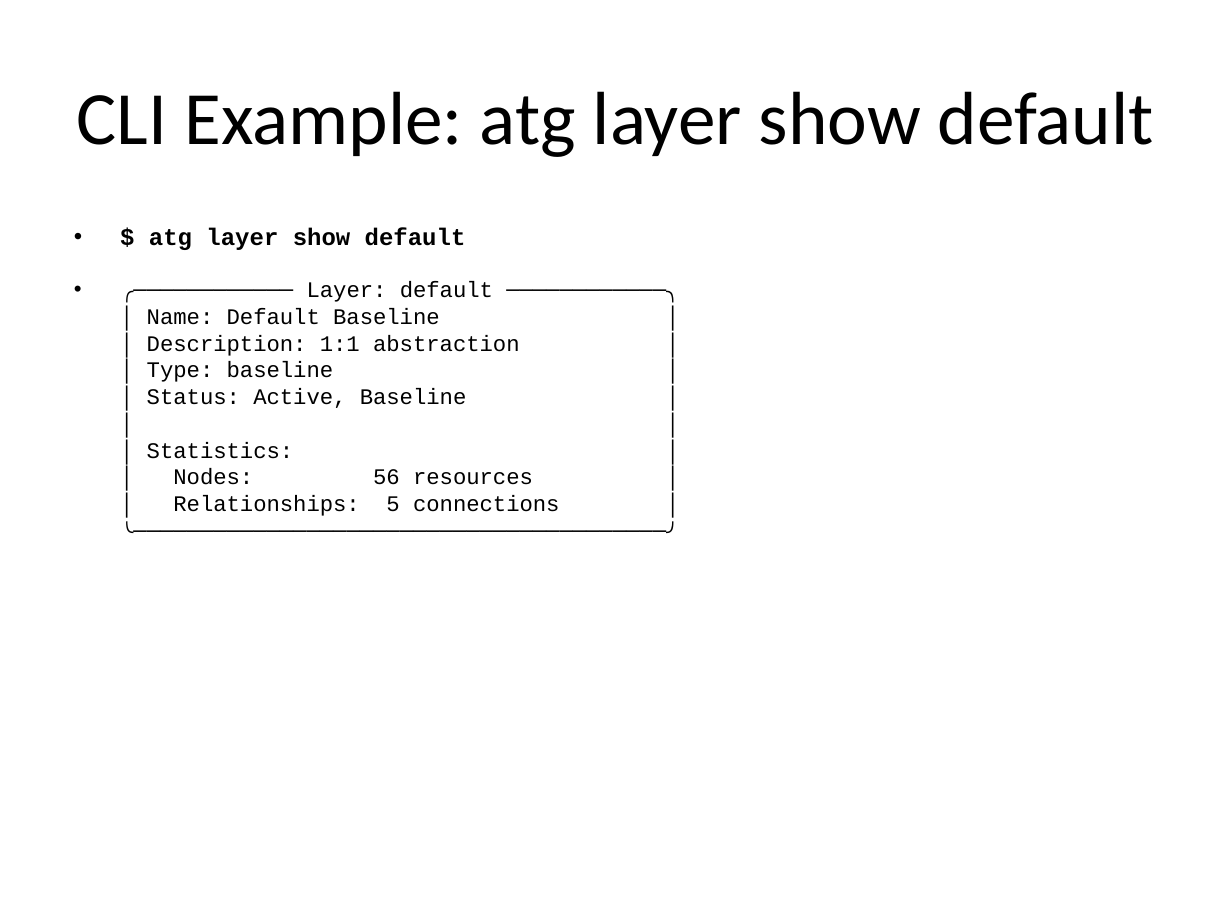
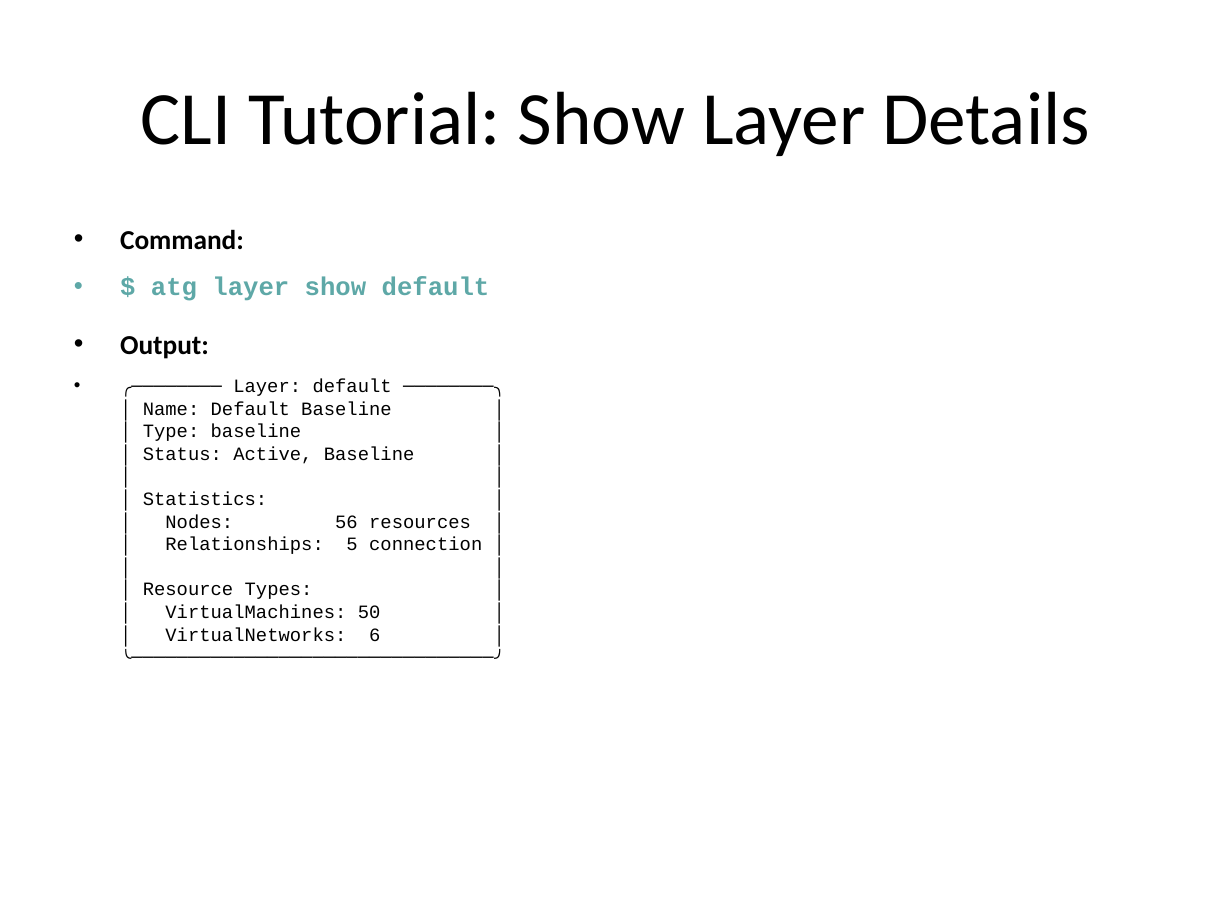
Before and after one commit to rysweet/azure-tenant-grapher, a slide deck: slide 9 of Multi_Layer_Graph_Projections.pptx (slide 10 before the commit). Drawn at 1232x924 pixels with LibreOffice and Linux fonts; fonts in the diff are those of the drawing. Boxes give left, top, right and bottom in pixels: in the first picture for what was removed or moved away, otherwise in the second. Text is boxed around its words. In the diff, an @@ line names an element or a change of style, - is before the commit and + after.

```diff
--- a/Multi_Layer_Graph_Projections.pptx
+++ b/Multi_Layer_Graph_Projections.pptx
@@ title at (141,91,1090,156): text changed @@
-CLI Example: atg layer show default
+CLI Tutorial: Show Layer Details
@@ text at (120,229,244,250): paragraph added @@
+• Command:
@@ text at (151,276,490,301): size 14 to 15 pt, text colour #000000 to #5EA8A7 in "$ atg layer show default" @@
@@ text at (120,336,482,642): text changed; size 13 to 11 pt @@
-• ╭──────────── Layer: default ────────────╮
-  │ Name: Default Baseline │
-  │ Description: 1:1 abstraction │
-  │ Type: baseline │
-  │ Status: Active, Baseline │
-  │ │
-  │ Statistics: │
-  │ Nodes: 56 resources │
-  │ Relationships: 5 connections │
-  ╰────────────────────────────────────────╯
+• Output:
+• ╭──────── Layer: default ────────╮
+  │ Name: Default Baseline │
+  │ Type: baseline │
+  │ Status: Active, Baseline │
+  │ │
+  │ Statistics: │
+  │ Nodes: 56 resources │
+  │ Relationships: 5 connection │
+  │ │
+  │ Resource Types: │
+  │ VirtualMachines: 50 │
+  │ VirtualNetworks: 6 │
+  ╰────────────────────────────────╯
```
Also in this commit, not shown: 10 other slides changed, 5 slides added, 6 slides removed, 7 other files.
